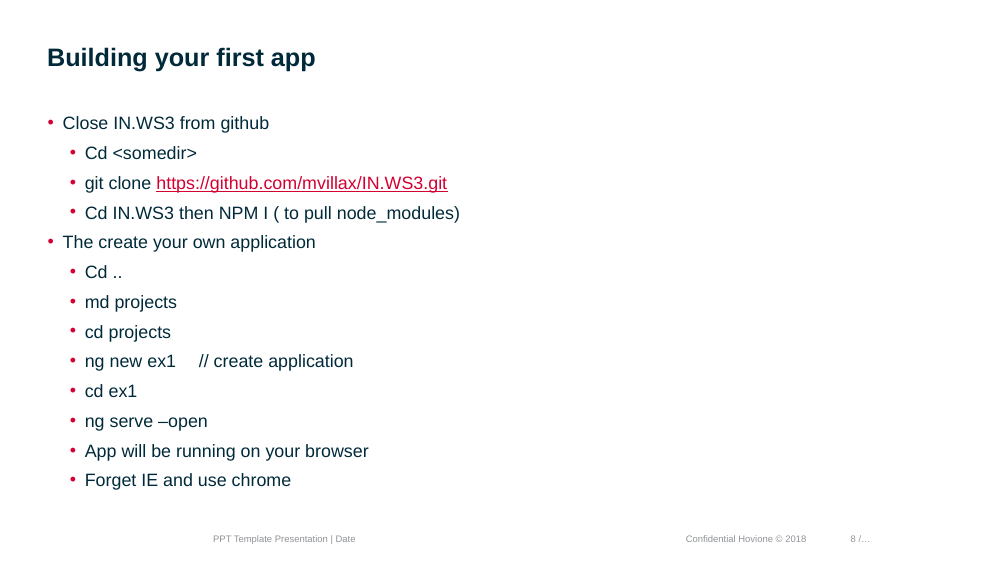
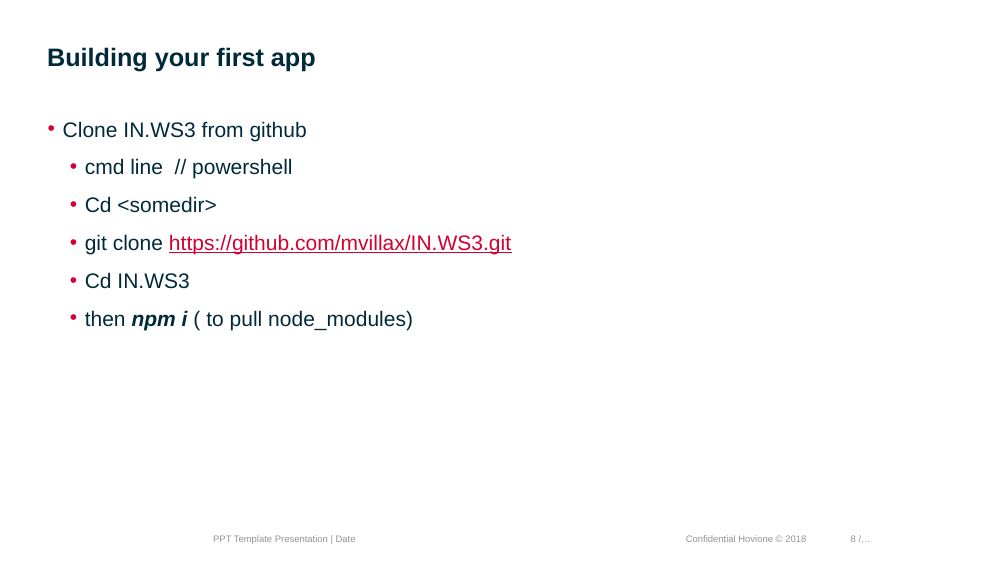
Before and after one commit to mvillax/IN.WS3, a slide deck: slide 8 of Front End Development.pptx. Drawn at 1008x567 pixels with LibreOffice and Linux fonts; fonts in the diff are those of the drawing; background and template pictures are left out. Boxes give left, top, right and bottom in pixels: in the first picture for what was removed or moved away, otherwise in the second. Text is boxed around its words. In the diff, an @@ line names an element or a change of style, - is before the commit and + after.

```diff
--- a/Front End Development.pptx
+++ b/Front End Development.pptx
@@ text at bbox=[63, 121, 307, 179]: text changed; size 17 to 20 pt @@
-• Close IN.WS3 from github
+• Clone IN.WS3 from github
+  • cmd line // powershell
@@ text at bbox=[85, 196, 511, 254]: size 17 to 20 pt in "Cd <somedir>", "git clone https://github.com/mvillax/IN.WS3.git"; line spacing 0.8 to 1 @@
@@ text at bbox=[85, 272, 413, 330]: text changed; size 17 to 20 pt @@
-  • Cd IN.WS3 then NPM I ( to pull node_modules)
-• The create your own application
-  • Cd ..
-  • md projects
-  • cd projects
-  • ng new ex1 // create application
-  • cd ex1
-  • ng serve –open
-  • App will be running on your browser
-  • Forget IE and use chrome
+  • Cd IN.WS3
+  • then npm i ( to pull node_modules)
```
Also in this commit, not shown: 1 other slide changed, 3 slides added.
